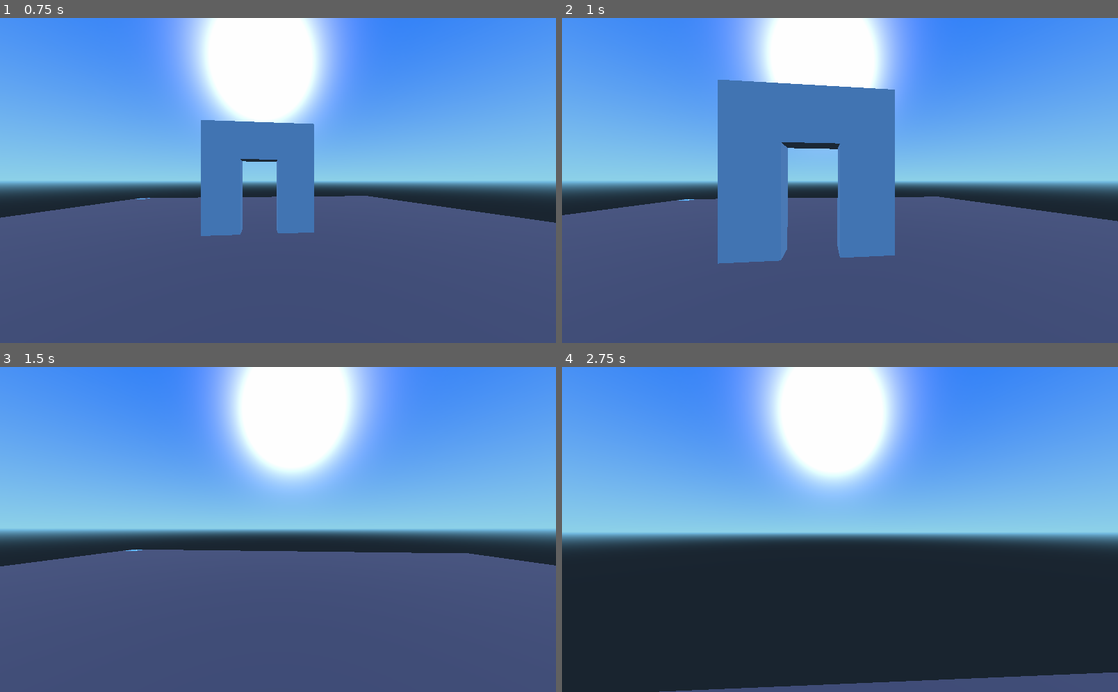
Above: before the commit, frames 1-4 (two rows, left to right).
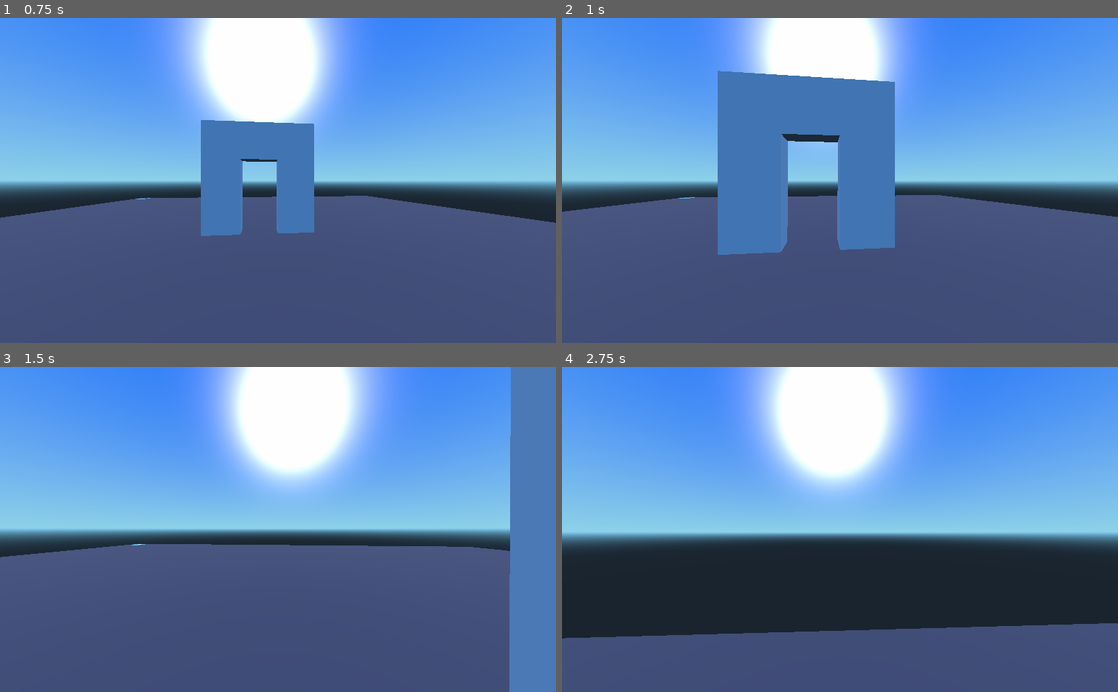
Above: after the commit, the same moments.

Repository: oskude/mcc-proto1
Game: Godot game, scene res://Main.tscn
Same seed, same stepped clock (60 frames per second), same inputs: the game is played once before the commit and once after it. The engine's default icon, where the game draws it, is replaced by a stand-in: a white triangle on a blue panel in a dark square.
Inputs (mouse positions are in pixels of both pictures, inside the frame that each line leads up to):
- Up to frame 1 (0.75 s): move the mouse to (305, 180) at 0.52 s; hold W (player_move_forward) from 0.53 s (still down)
- Up to frame 2 (1 s): keep holding W (player_move_forward)
- Up to frame 3 (1.5 s): keep holding W (player_move_forward); move the mouse to (250, 529) at 1.27 s
- Up to frame 4 (2.75 s): keep holding W (player_move_forward); move the mouse to (851, 523) at 2.02 s

Frame 1 is identical in both runs. In frame 2, 2.4% of the frame differs, in the area x 0-100%, y 16-76%; in frame 3, 10%; in frame 4, 16%, in the area x 0-100%, y 78-100%.

Commit message:
am i fat?

Diff:
--- a/Main.tscn
+++ b/Main.tscn
@@ -42,7 +42,7 @@
 [node name="CSGCombiner" type="CSGCombiner" parent="."]
 layers = 1
 operation = 0
-use_collision = false
+use_collision = true
 snap = 0.001
 
 [node name="CSGBox" type="CSGBox" parent="CSGCombiner"]
--- a/Player.tscn
+++ b/Player.tscn
@@ -5,7 +5,7 @@
 [sub_resource type="CapsuleShape" id=1]
 
 margin = 0.04
-radius = 0.6
+radius = 0.25
 height = 0.8
 
 [node name="Player" type="KinematicBody"]
